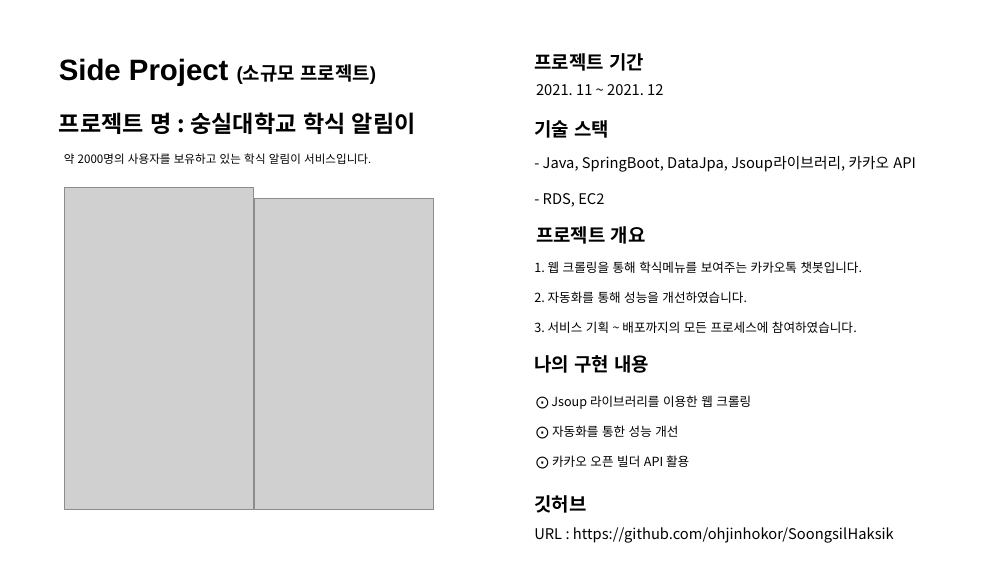
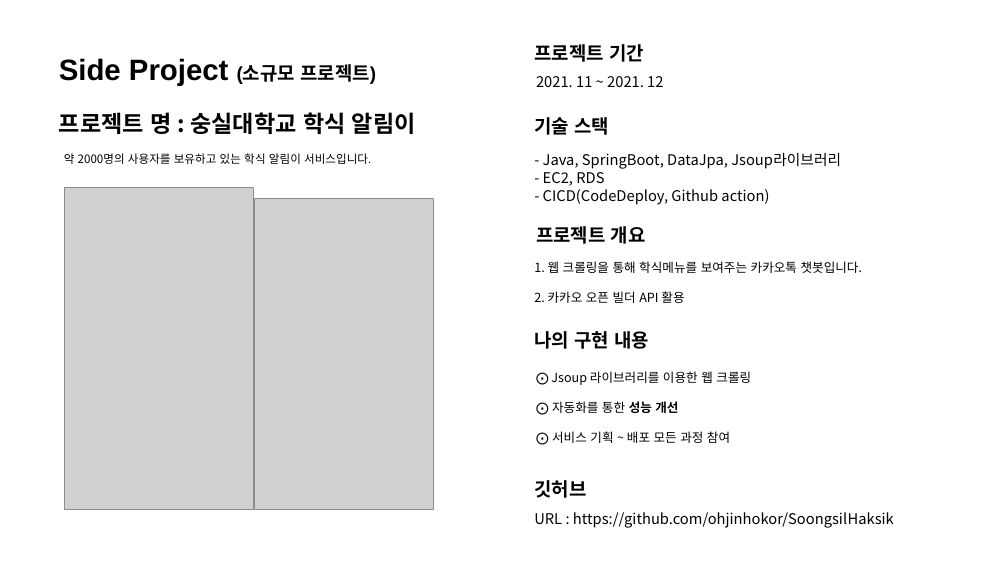
Before and after one commit to ohjinhokor/PortFolio, a slide deck: slide 7 of 오진호 포트폴리오.pptx. Drawn at 1008x567 pixels with LibreOffice and Linux fonts; fonts in the diff are those of the drawing; grey boxes stand for pictures; background and template pictures are left out. Boxes give left, top, right and bottom in pixels: in the first picture for what was removed or moved away, otherwise in the second. Text is boxed around its words. In the diff, an @@ line names an element or a change of style, - is before the commit and + after.

```diff
--- a/오진호 포트폴리오.pptx
+++ b/오진호 포트폴리오.pptx
@@ text "프로젝트 기간": place and size @@
-text "프로젝트 기간" at [534, 53, 644, 71]
+text "프로젝트 기간" at [534, 44, 644, 62]
@@ text "2021. 11 ~ 2021. 12": place and size @@
-text "2021. 11 ~ 2021. 12" at [536, 84, 663, 95]
+text "2021. 11 ~ 2021. 12" at [536, 76, 663, 87]
@@ text at [543, 153, 841, 205]: text changed @@
-- Java, SpringBoot, DataJpa, Jsoup라이브러리, 카카오 API
-- RDS, EC2
+- Java, SpringBoot, DataJpa, Jsoup라이브러리
+- EC2, RDS
+- CICD(CodeDeploy, Github action)
@@ text at [534, 291, 684, 303]: text changed @@
-2. 자동화를 통해 성능을 개선하였습니다.
-3. 서비스 기획 ~ 배포까지의 모든 프로세스에 참여하였습니다.
+2. 카카오 오픈 빌더 API 활용
@@ text "나의 구현 내용": place and size @@
-text "나의 구현 내용" at [534, 355, 649, 373]
+text "나의 구현 내용" at [534, 331, 649, 349]
@@ text "⨀ Jsoup 라이브러리를 이용한 웹 ...": place and size @@
-text "⨀ Jsoup 라이브러리를 이용한 웹 ..." at [551, 395, 751, 467]
+text "⨀ Jsoup 라이브러리를 이용한 웹 ..." at [551, 371, 751, 443]
@@ text at [552, 401, 678, 413]: bold on in "성능 개선" @@
@@ text at [552, 431, 730, 443]: text changed @@
-⨀ 카카오 오픈 빌더 API 활용
+⨀ 서비스 기획 ~ 배포 모든 과정 참여
@@ text "깃허브": place and size @@
-text "깃허브" at [535, 495, 587, 513]
+text "깃허브" at [535, 480, 587, 498]
@@ text "URL : https://github.com/ohjinhokor/SoongsilHaksik": place and size @@
-text "URL : https://github.com/ohjinhokor/SoongsilHaksik" at [534, 527, 894, 543]
+text "URL : https://github.com/ohjinhokor/SoongsilHaksik" at [534, 512, 894, 528]
```
Also in this commit, not shown: 7 other slides changed, 4 other files.
